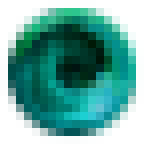
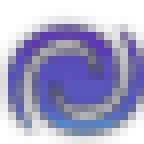
Layer changes from the first w=144, h=144 image to the second:
renamed "sr_condensed_dark_matter" to "sr_dark_matter", showed it, painted on it over box(0, 0, 144, 144)
hid "sr_ventium" over box(0, 0, 144, 144)
